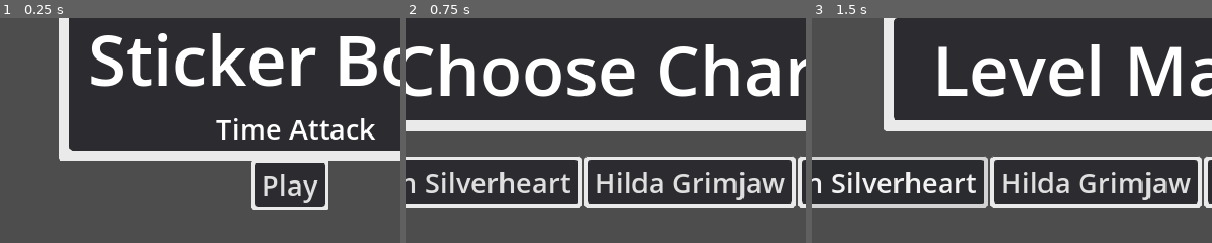
Above: before the commit, frames 1-3 (left to right).
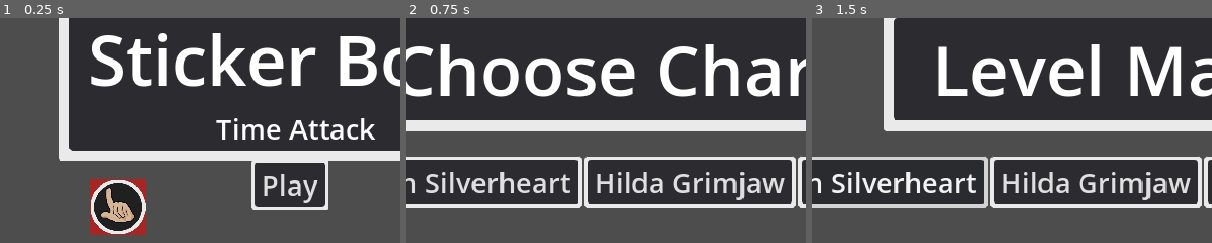
Above: after the commit, the same moments.

Repository: MajorZiploc/sticker_book_moments
Game: Godot game, scene res://scenes/title_scene.tscn
Same seed, same stepped clock (60 frames per second), same inputs: the game is played once before the commit and once after it.
Inputs:
- Up to frame 1 (0.25 s): no input
- Up to frame 2 (0.75 s): click "Play" at 0.5 s
- Up to frame 3 (1.5 s): click "Raven Silverheart" at 1.25 s
The pictures show only the part of the screen within x 14-64%, y 16-66%; the shares and areas given below are measured in that part.

The runs differ from the first frame. In frame 1, 3.5% of the frame differs, in the area x 22-37%, y 71-97%; in frame 2, nothing differs; in frame 3, nothing differs.

Commit message:
WIP: testing stuff

Diff:
--- a/scenes/title_scene.gd
+++ b/scenes/title_scene.gd
@@ -1,5 +1,10 @@
 extends Node2D
 class_name TitleScene
+
+@onready var x = $AnimatableBody2D;
+@onready var s = $AnimatableBody2D/Sprite2D;
+@onready var c: CollisionShape2D = $AnimatableBody2D/CollisionShape2D;
+# need this rect to be offset based on where the sprite is. as of nwo, it just tells me the size of the sprite
 
 func _on_play_btn_button_up():
   SceneSwitcher.change_scene("res://scenes/choose_char.tscn", {})
@@ -7,6 +12,83 @@
 func _ready():
   AppState.load_data(AppState.current_data_file_name);
   OptionsHelper.set_options();
+  print(x.position);
+  print(s.get_rect());
+
 
 func _input(event: InputEvent):
+  # if event is InputEventMouseButton and event.pressed and not event.is_echo() and event.button_index == MOUSE_BUTTON_LEFT:
+  # if event is InputEventMouseButton and event.pressed and event.button_index == MOUSE_BUTTON_LEFT:
+  # if event is InputEventMouseButton and event.button_index == MOUSE_BUTTON_LEFT:
+  if event is InputEventMouseButton and event.button_index == MOUSE_BUTTON_LEFT:
+
+    # Get the rect of the sprite (size)
+    var rect_size = s.get_rect().size
+
+    # Get the global position of the sprite
+    var sprite_position = s.global_position - Vector2(80, 80)
+    # print('sprite_position')
+    # print(sprite_position)
+
+    # Create a new Rect2 using the sprite's position and size
+    var sprite_rect = Rect2(sprite_position, rect_size)
+
+        # # Get the size of the sprite
+    # var rect_size = s.get_texture().get_size() * s.scale
+
+    # # Get the global position of the sprite
+    # var sprite_position = s.global_position - Vector2(80, 80);
+
+    # # Calculate the offset based on the sprite's size and origin
+    # var offset = rect_size * (0.5 if s.centered else Vector2(0, 0))
+
+    # # Create a new Rect2 using the sprite's position and size
+    # var sprite_rect = Rect2(sprite_position - offset, rect_size)
+
+    # print('s.get_rect()')
+    # print(s.get_rect())
+    print('event.position')
+    print(event.position)
+    print('sprite_rect')
+    print(sprite_rect)
+    print('to_local(event.position)')
+    print(to_local(event.position))
+    print('make_input_local(event).position')
+    print(make_input_local(event).position) # THIS IS IT!!
+    if sprite_rect.has_point(make_input_local(event).position):
+      print('hit')
   SceneHelper.process_input(event);
+
+func _draw():
+  var rect_size = s.get_rect().size
+  # Get the global position of the sprite
+  var sprite_position = s.global_position  - Vector2(80, 80)
+  # Create a new Rect2 using the sprite's position and size
+  var sprite_rect = Rect2(sprite_position, rect_size)
+      # # Get the size of the sprite
+  # var rect_size = s.get_texture().get_size() * s.scale
+
+  # # Get the global position of the sprite
+  # var sprite_position = s.global_position - Vector2(80, 80);
+
+  # # Calculate the offset based on the sprite's size and origin
+  # var offset = rect_size * (0.5 if s.centered else Vector2(0, 0))
+
+  # # Create a new Rect2 using the sprite's position and size
+  # var sprite_rect = Rect2(sprite_position - offset, rect_size)
+
+  print('left press')
+  print('s.get_rect()')
+  print(s.get_rect())
+  draw_rect(sprite_rect, Color(1, 0, 0, 0.5))
+
+func _on_animatable_body_2d_mouse_entered():
+  print('entered')
+
+
+func _on_animatable_body_2d_mouse_shape_entered(shape_idx):
+  print('entered shape')
+
+
+func _on_animatable_body_2d_input_event(viewport, event, shape_idx):
+  print('input event')
--- a/scenes/title_scene.tscn
+++ b/scenes/title_scene.tscn
@@ -1,6 +1,10 @@
-[gd_scene load_steps=2 format=3 uid="uid://c76wd8iwrix3h"]
+[gd_scene load_steps=4 format=3 uid="uid://c76wd8iwrix3h"]
 
 [ext_resource type="Script" path="res://scenes/title_scene.gd" id="1_fopmr"]
+[ext_resource type="Texture2D" uid="uid://dgwb5nqn5anfr" path="res://art/my/ui/qte_btn/finger/normal.png" id="2_apx1t"]
+
+[sub_resource type="CircleShape2D" id="CircleShape2D_2h6od"]
+radius = 80.0
 
 [node name="title_scene" type="Node2D"]
 script = ExtResource("1_fopmr")
@@ -76,4 +80,17 @@
 position = Vector2(830, 361)
 zoom = Vector2(0.5, 0.5)
 
+[node name="AnimatableBody2D" type="AnimatableBody2D" parent="."]
+position = Vector2(332, 459)
+input_pickable = true
+
+[node name="Sprite2D" type="Sprite2D" parent="AnimatableBody2D"]
+texture = ExtResource("2_apx1t")
+
+[node name="CollisionShape2D" type="CollisionShape2D" parent="AnimatableBody2D"]
+shape = SubResource("CircleShape2D_2h6od")
+
 [connection signal="button_up" from="ui_root/ui/play/btn" to="." method="_on_play_btn_button_up"]
+[connection signal="input_event" from="AnimatableBody2D" to="." method="_on_animatable_body_2d_input_event"]
+[connection signal="mouse_entered" from="AnimatableBody2D" to="." method="_on_animatable_body_2d_mouse_entered"]
+[connection signal="mouse_shape_entered" from="AnimatableBody2D" to="." method="_on_animatable_body_2d_mouse_shape_entered"]
